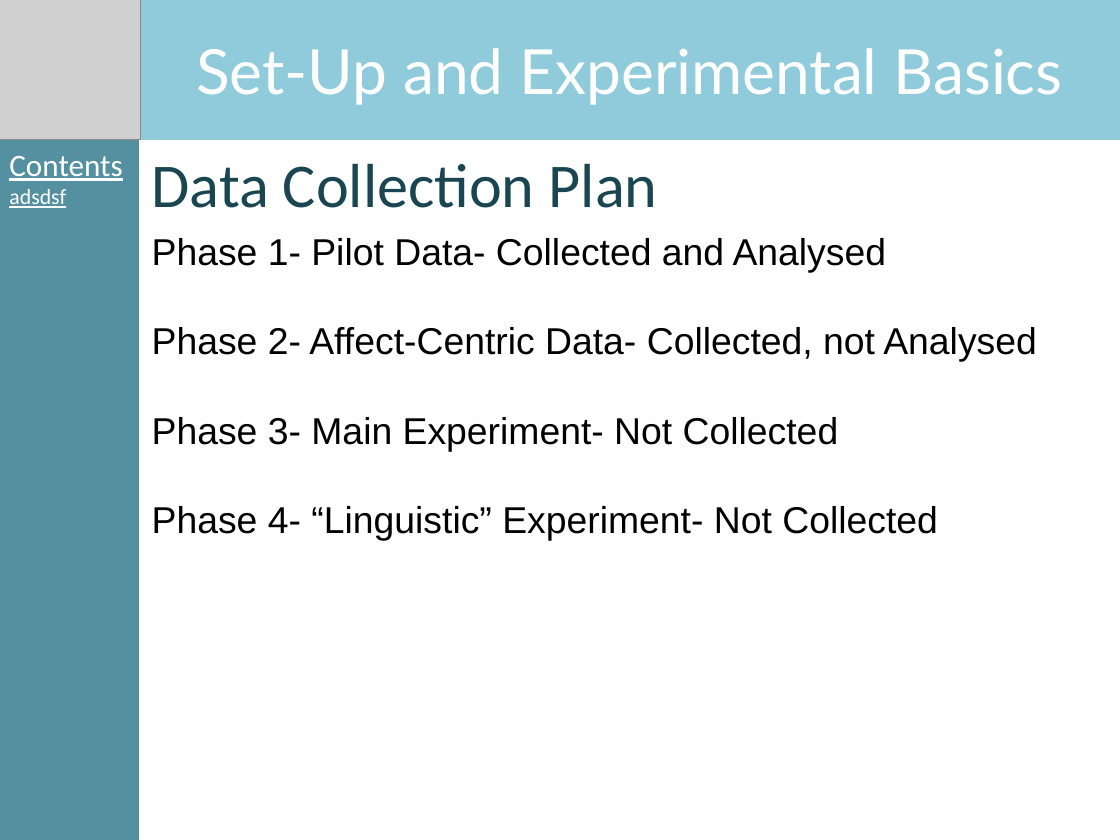
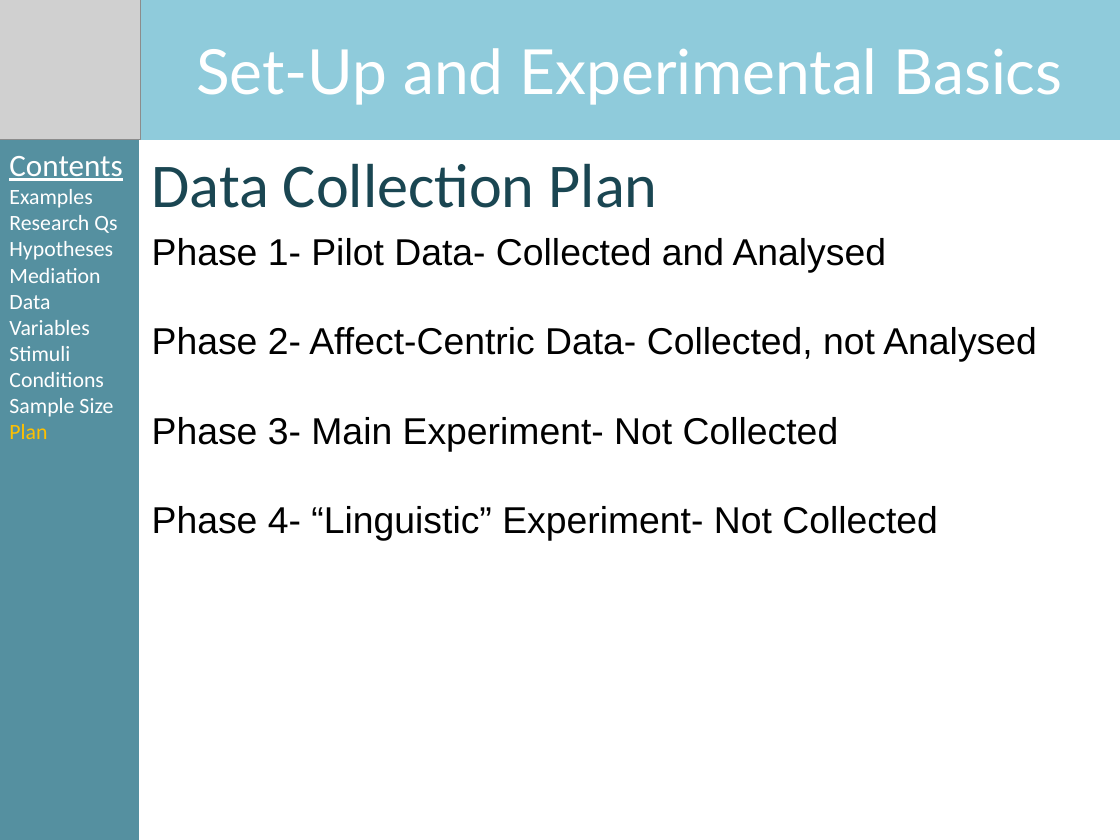
Before and after one commit to hecticdialectic/STE-PHEN, a slide deck: slide 36 of summer_school_sessions/3_Experimental_setup/Summer School - Experimental Basics.pptx (slide 35 before the commit). Drawn at 1120x840 pixels with LibreOffice and Linux fonts; fonts in the diff are those of the drawing; grey boxes stand for pictures; background and template pictures are left out. Boxes give left, top, right and bottom in pixels: in the first picture for what was removed or moved away, otherwise in the second. Text is boxed around its words. In the diff, an @@ line names an element or a change of style, - is before the commit and + after.

```diff
--- a/summer_school_sessions/3_Experimental_setup/Summer School - Experimental Basics.pptx
+++ b/summer_school_sessions/3_Experimental_setup/Summer School - Experimental Basics.pptx
@@ text removed at [9,156,122,208] @@
-Contents
-adsdsf
@@ text added at [9,156,122,439], 14 pt, text #FFFFFF @@
+Contents
+Examples
+Research Qs
+Hypotheses
+Mediation
+Data
+Variables
+Stimuli
+Conditions
+Sample Size
+Plan
```
Also in this commit, not shown: 35 other slides changed, 1 slide added, 3 other files.
